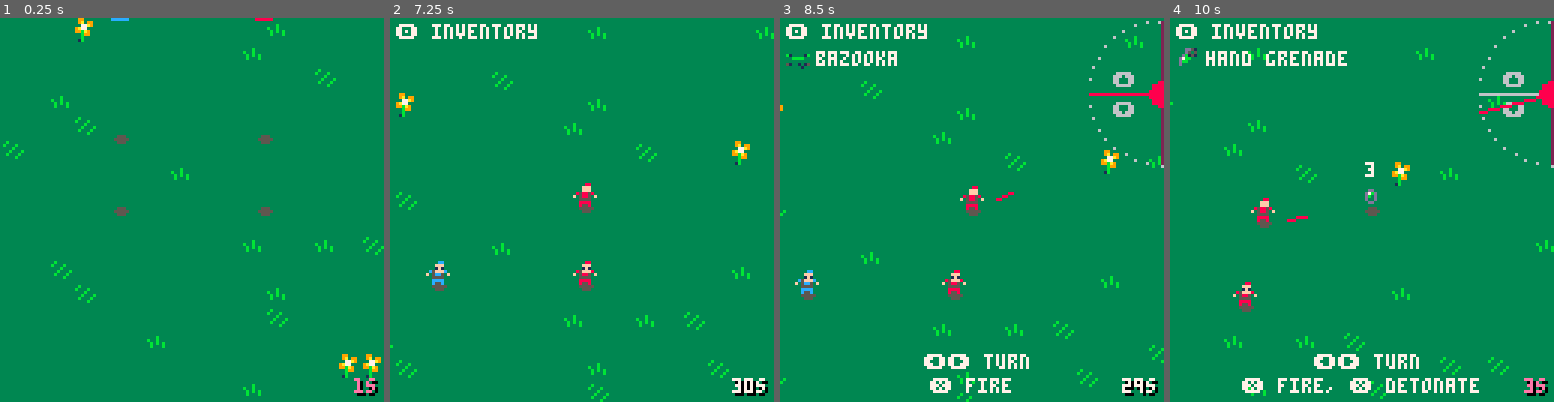
Above: before the commit, frames 1-4 (left to right).
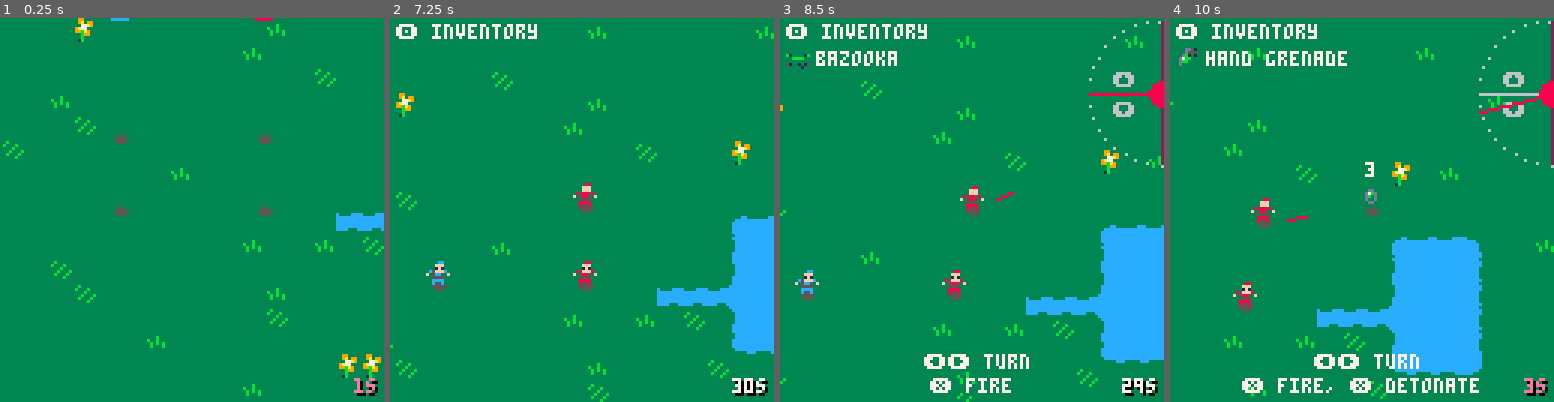
Above: after the commit, the same moments.

Repository: pedrus16/tiny-war
Game: PICO-8 cartridge hogs.p8
The game is run twice, just before and just after one commit, with the same random seed, the same clock (stepped at 60 frames per second) and the same inputs.
Inputs:
- Up to frame 1 (0.25 s): no input
- Up to frame 2 (7.25 s): tap X (X key) at 0.33, 1.07, 1.85, 2.97, 4.08, 5.2, 6.32 s; tap O (Z key) at 0.7, 1.7, 2.1, 2.5, 2.9, 3.3, 3.7, 4.1, 4.5, 4.9, 5.3, 5.7, 6.1, 6.5, 6.9 s; hold Right 1.6-2.1 s; hold Up 2.15-2.42 s; hold Right 2.47-3.03 s; hold Left 3.08-3.58 s; hold Down 3.63-3.97 s; hold Right 4.02-4.68 s; hold Up 4.73-5.03 s; hold Left 5.08-5.68 s; hold Down 5.73-6.03 s; hold Right 6.08-6.58 s; hold Right 6.63-7.13 s; hold Up from 7.18 s (still down)
- Up to frame 3 (8.5 s): tap O (Z key) at 7.3, 7.7, 8.1 s; tap X (X key) at 7.43 s; release Up at 7.45 s; hold Right 7.5-8.07 s; hold Left from 8.12 s (still down)
- Up to frame 4 (10 s): tap O (Z key) every 0.4 s from 8.5 to 9.7 s; tap X (X key) at 8.55, 9.67 s; release Left at 8.62 s; hold Down 8.67-9 s; hold Right 9.05-9.72 s; hold Up from 9.77 s (still down)

The runs differ from the first frame. In frame 1, 0.5% of the frame differs, in the area x 87-100%, y 50-56%; in frame 2, 4.5%; in frame 3, 6.4%; in frame 4, 8.6%, in the area x 38-89%, y 57-93%.

Commit message:
feat: add water WIP

Diff:
--- a/hogs.p8
+++ b/hogs.p8
@@ -79,14 +79,7 @@
 		e:draw()
 	end
 
---		if not gameover
---				and game.unit.active
---				and game.unit.item
---	then
-	if game.unit
-				and game.unit.item
---				and not game.unit.item.fired
---				and	game.state.name=="player_turn"
+	if game.unit and game.unit.item
 	then
 		game.unit.item:draw(game.unit)
 		camera()
@@ -670,8 +663,6 @@
 -- items
 
 function init_item_data()
-
-	function noop() end
 
 	items={
 		[49]=create_bazooka(),
@@ -1142,20 +1133,17 @@
 cx=16
 cy=16
 cspd=20
---start=0
---delay=0
+
 
 function draw_camera()
 	camera(cx*8-64,cy*8-64)
---	if (target) then
---		camera(target.x*8-64,target.y*8-64)
---	end
-end
+end
+
 
 function update_camera()
 	if target then
-		local tx=target.x--+target.vx/fps
-		local ty=target.y--+target.vy/fps
+		local tx=target.x
+		local ty=target.y
 		if abs(tx-cx)<.125 then
 			cx=tx
 		else
@@ -1166,17 +1154,7 @@
 		else
 			cy+=(ty-cy)/fps*cspd
 		end
-
---		cx=target.x cy=target.y
-	end
---	if target and not is_moving(target) then
---		start+=1/fps
---	end
-
---	if	start>=delay then
---		start=0
---		target=unit
---	end
+	end
 end
 -->8
 -- utils
@@ -1389,7 +1367,7 @@
 
 
 __gff__
-0000000000000000000000010101010100000000000000000000001010000000000000000000000000000000000000000000000000000000000000000000000000000000000000000000000000000000000000000000000000000000000000000000000000000000000000000000000000000000000000000000000000000000
+0000000000000000000000010101010100000000000000000000001010020202000000000000000000000002020202020000000000000000000000020202020200000000000000000000000000000000000000000000000000000000000000000000000000000000000000000000000000000000000000000000000000000000
 0000000000000000000000000000000000000000000000000000000000000000000000000000000000000000000000000000000000000000000000000000000000000000000000000000000000000000000000000000000000000000000000000000000000000000000000000000000000000000000000000000000000000000
 __map__
 0e0e0e0e0e0e0e0f0e0e0e0e0e0e0e0e0e0e0e0e0e0e0e0e0e0f0e0e0e0e0e0e000000000000000000000000000000000000000000000000000000000000000000000000000000000000000000000000000000000000000000000000000000000000000000000000000000000000000000000000000000000000000000000000
@@ -1405,12 +1383,12 @@
 0e0e0e0e0e0e0e0e0e0e0e0e0e0e0e0e0e0e0e0e0e0f0e0e0e0d0e0c0e0e0e0e000000000000000000000000000000000000000000000000000000000000000000000000000000000000000000000000000000000000000000000000000000000000000000000000000000000000000000000000000000000000000000000000
 0e0e0d0e0e0e0e0e0e0e0c0e0e0e0e0e0e0e0e0e0e0e0e0e0e0e0e0e0e0e0e0e000000000000000000000000000000000000000000000000000000000000000000000000000000000000000000000000000000000000000000000000000000000000000000000000000000000000000000000000000000000000000000000000
 0e0e0e0e0e0e0e0e0e0e0e0f0e0e0e0e0e0e0e0e0e0e0e0e0e0e0e0e0e0e0e0e000000000000000000000000000000000000000000000000000000000000000000000000000000000000000000000000000000000000000000000000000000000000000000000000000000000000000000000000000000000000000000000000
-0e0e0e0e0e0e0e0e0f0e0e0e0e1b0e0e0e0e0e1c0e0e0e0e0e0e0e0e0e0e0e0c000000000000000000000000000000000000000000000000000000000000000000000000000000000000000000000000000000000000000000000000000000000000000000000000000000000000000000000000000000000000000000000000
-0e0e0e0e0e0e0f0e0e0e0e0e0e0e0e0c0e0e0e0e0e0e0e0e0e0e0e0e0e0e0e0e000000000000000000000000000000000000000000000000000000000000000000000000000000000000000000000000000000000000000000000000000000000000000000000000000000000000000000000000000000000000000000000000
-0e0e0e0e0e0e0e0e0e0e0e0e0e0e0e0e0e0e0e0e0e0e0e0e0e0c0e0e0e0e0e0e000000000000000000000000000000000000000000000000000000000000000000000000000000000000000000000000000000000000000000000000000000000000000000000000000000000000000000000000000000000000000000000000
-0e0e0e0e0e0e0e0e0e0e0e0e0e1b0e0e0e0e0e1c0e0e0e0e0e0e0e0e0e0e0e0e000000000000000000000000000000000000000000000000000000000000000000000000000000000000000000000000000000000000000000000000000000000000000000000000000000000000000000000000000000000000000000000000
-0e0e0e0c0e0e0e0c0e0e0e0e0e0e0e0e0e0e0c0e0e0c0e0f0e0e0e0e0e0e0e0e000000000000000000000000000000000000000000000000000000000000000000000000000000000000000000000000000000000000000000000000000000000000000000000000000000000000000000000000000000000000000000000000
-0e0e0e0e0e0e0e0e0e0e0f0e0e0e0e0e0e0e0e0e0e0e0e0e0e0e0e0f0e0f0e0e000000000000000000000000000000000000000000000000000000000000000000000000000000000000000000000000000000000000000000000000000000000000000000000000000000000000000000000000000000000000000000000000
+0e0e0e0e0e0e0e0e0f0e0e0e0e1b0e0e0e0e0e1c0e0e0e0e0e3b2f2f3c0e0e0c000000000000000000000000000000000000000000000000000000000000000000000000000000000000000000000000000000000000000000000000000000000000000000000000000000000000000000000000000000000000000000000000
+0e0e0e0e0e0e0f0e0e0e0e0e0e0e0e0c0e0e0e0e0e0e0e0e0e2c1f1f2d0e0e0e000000000000000000000000000000000000000000000000000000000000000000000000000000000000000000000000000000000000000000000000000000000000000000000000000000000000000000000000000000000000000000000000
+0e0e0e0e0e0e0e0e0e0e0e0e0e0e0e0e0e0e0e0e0e0e0e0e0e2c1f1f2d0e0e0e000000000000000000000000000000000000000000000000000000000000000000000000000000000000000000000000000000000000000000000000000000000000000000000000000000000000000000000000000000000000000000000000
+0e0e0e0e0e0e0e0e0e0e0e0e0e1b0e0e0e0e0e1c0e0e3f3f3f1f1f1f2d0e0e0e000000000000000000000000000000000000000000000000000000000000000000000000000000000000000000000000000000000000000000000000000000000000000000000000000000000000000000000000000000000000000000000000
+0e0e0e0c0e0e0e0c0e0e0e0e0e0e0e0e0e0e0c0e0e0c0e0f0e2c1f1f2d0e0e0e000000000000000000000000000000000000000000000000000000000000000000000000000000000000000000000000000000000000000000000000000000000000000000000000000000000000000000000000000000000000000000000000
+0e0e0e0e0e0e0e0e0e0e0f0e0e0e0e0e0e0e0e0e0e0e0e0e0e3e2e2e3d0e0e0e000000000000000000000000000000000000000000000000000000000000000000000000000000000000000000000000000000000000000000000000000000000000000000000000000000000000000000000000000000000000000000000000
 0e0e0e0e0e0e0e0e0e0e0e0f0e0e0e0e0e0e0e0c0e0e0e0e0b0e0e0e0e0e0e0e000000000000000000000000000000000000000000000000000000000000000000000000000000000000000000000000000000000000000000000000000000000000000000000000000000000000000000000000000000000000000000000000
 0e0e0e0e0e0e0d0e0e0e0e0e0e0e0e0e0e0e0e0f0e0e0e0e0e0e0e0e0e0e0e0e000000000000000000000000000000000000000000000000000000000000000000000000000000000000000000000000000000000000000000000000000000000000000000000000000000000000000000000000000000000000000000000000
 0e0e0e0e0e0e0e0e0e0e0e0e0e0e0c0e0e0e0e0e0e0e0e0e0e0e0e0e0e0d0e0e000000000000000000000000000000000000000000000000000000000000000000000000000000000000000000000000000000000000000000000000000000000000000000000000000000000000000000000000000000000000000000000000
Not shown, changed: 24 lines of the sprite sheet (__gfx__) section of hogs.p8
